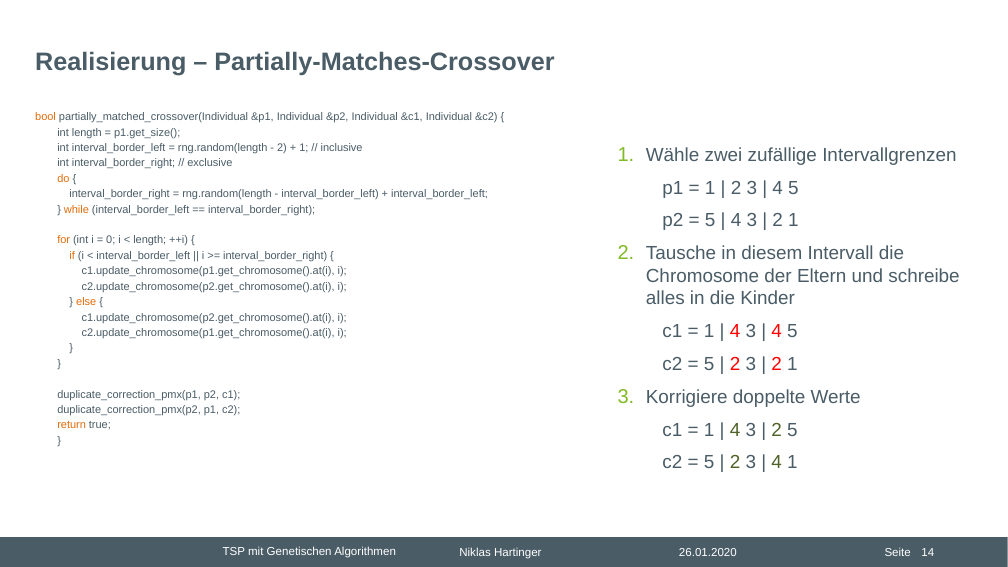
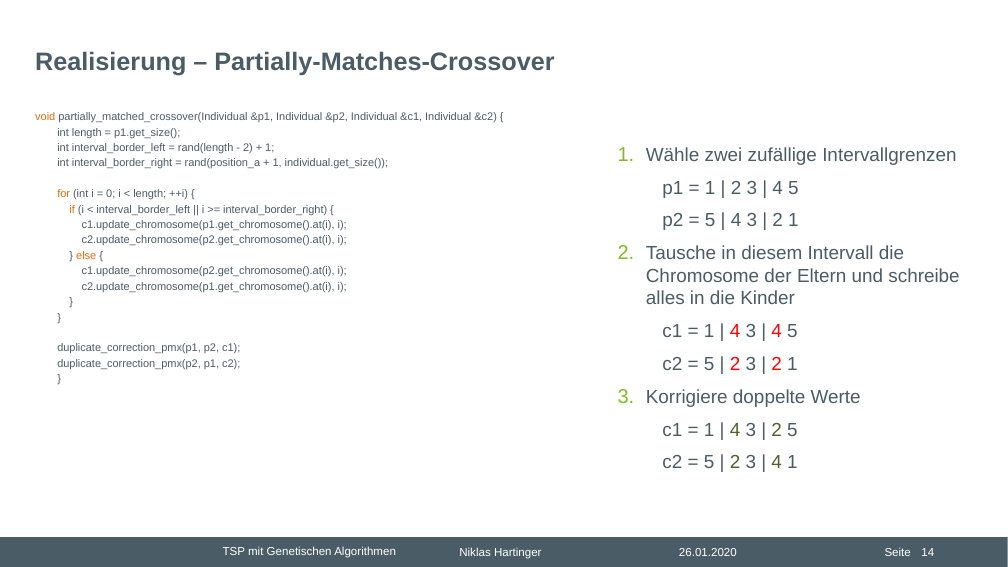
Before and after one commit to nhrt/Genetic-Algorithms, a slide deck: slide 14 of Projektvortrag/Präsentation Projektvortrag.pptx. Drawn at 1008x567 pixels with LibreOffice and Linux fonts; fonts in the diff are those of the drawing; background and template pictures are left out. Boxes give left, top, right and bottom in pixels: in the first picture for what was removed or moved away, otherwise in the second. Text is boxed around its words. In the diff, an @@ line names an element or a change of style, - is before the commit and + after.

```diff
--- a/Projektvortrag/Präsentation Projektvortrag.pptx
+++ b/Projektvortrag/Präsentation Projektvortrag.pptx
@@ text at (35,112,497,123): text changed @@
-bool partially_matched_crossover(Individual &p1, Individual &p2, Individual &c1, Individual &c2) {
+void partially_matched_crossover(Individual &p1, Individual &p2, Individual &c1, Individual &c2) {
@@ text at (57,143,388,169): text changed @@
-  int interval_border_left = rng.random(length - 2) + 1; // inclusive
-  int interval_border_right; // exclusive
-  do {
-  interval_border_right = rng.random(length - interval_border_left) + interval_border_left;
-  } while (interval_border_left == interval_border_right);
+  int interval_border_left = rand(length - 2) + 1;
+  int interval_border_right = rand(position_a + 1, individual.get_size());
@@ text at (57,421,111,429): paragraph removed @@
-  return true;
```
Also in this commit, not shown: 3 other slides changed.
